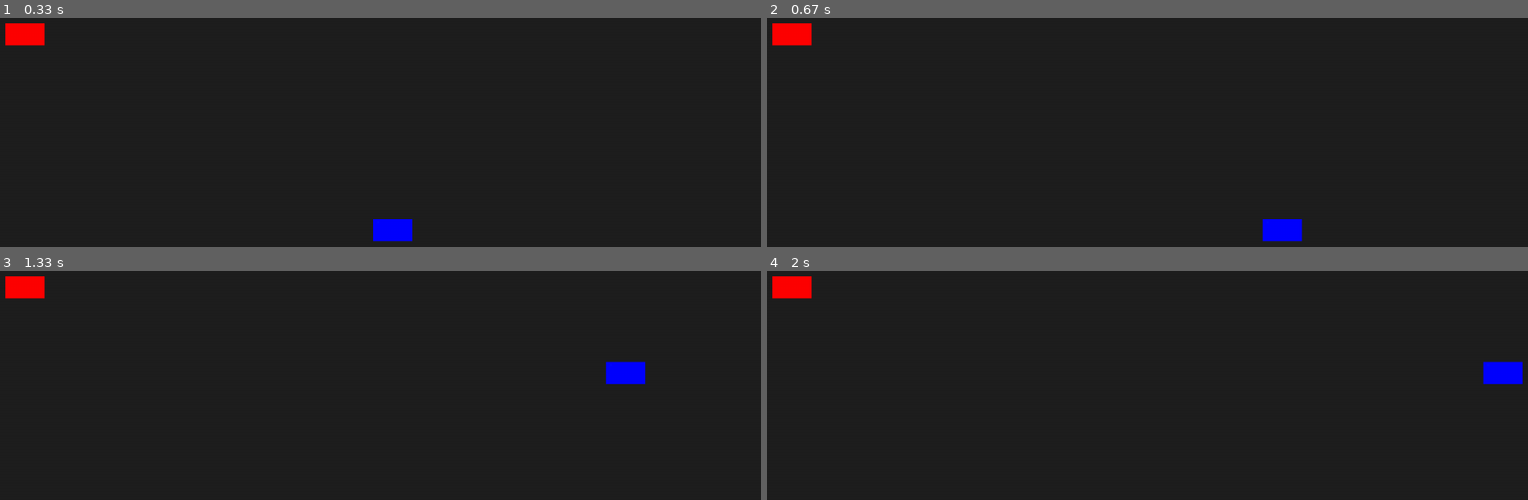
Above: before the commit, frames 1-4 (two rows, left to right).
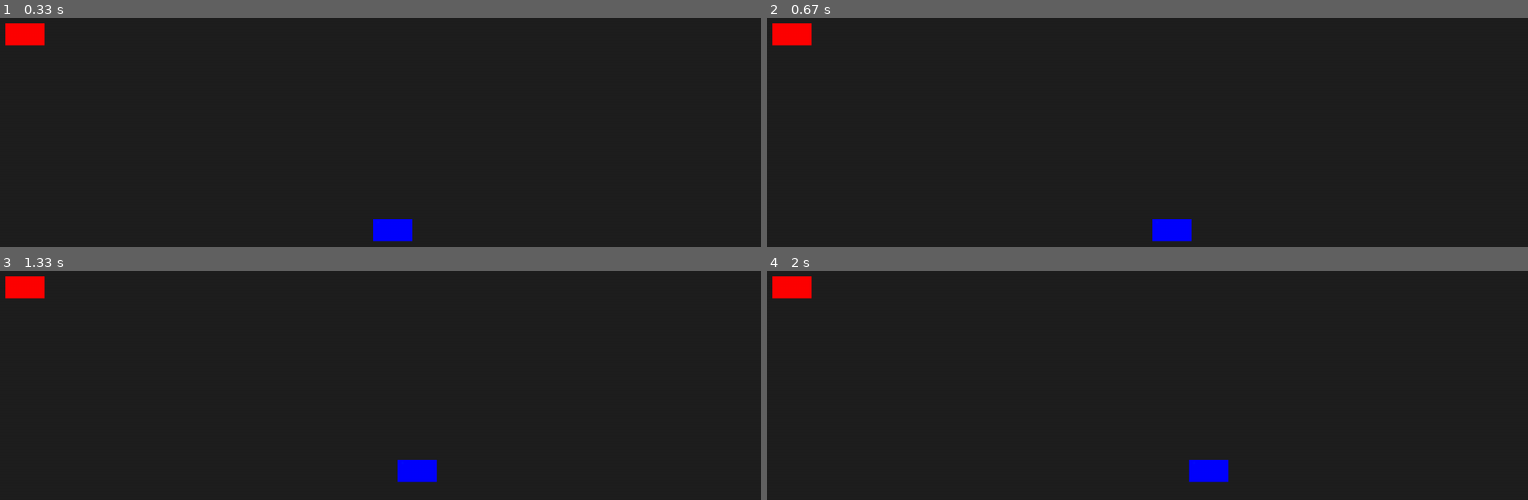
Above: after the commit, the same moments.

Repository: LUDUSLab/stem-games
Game: pygame game, started from natanael.lucena/snake/main.py
Two runs of this game, one before a commit and one after it. Both use one fixed random seed, a clock stepped at 60 frames per second and the inputs below.
Inputs:
- Up to frame 1 (0.33 s): no input
- Up to frame 2 (0.67 s): hold D from 0.33 s (still down)
- Up to frame 3 (1.33 s): release D at 0.8 s; hold W 0.83-1.13 s; hold D from 1.17 s (still down)
- Up to frame 4 (2 s): release D at 1.63 s

Frame 1 is identical in both runs. In frame 2, 1.0% of the frame differs, in the area x 50-71%, y 87-98%; in frame 3, 1.0%; in frame 4, 1.0%, in the area x 55-100%, y 39-93%.

Commit message:
snake is now moving continuously

Diff:
--- a/natanael.lucena/snake/main.py
+++ b/natanael.lucena/snake/main.py
@@ -34,12 +34,17 @@
     obj.x = x
     obj.y = y
 
-
+previous_key = pygame.K_p
 # Check player key press
-def check_player_key(b):
-    global snake_direction
-    if event.key == pygame.K_w or event.key == pygame.K_s or event.key == pygame.K_a or event.key == pygame.K_d:
-        snake_direction[event.key] = b
+def check_player_key():
+    global snake_direction, previous_key
+    if (event.key == pygame.K_w and previous_key != pygame.K_s) or\
+            (event.key == pygame.K_s and previous_key != pygame.K_w) or\
+            (event.key == pygame.K_a and previous_key != pygame.K_d) or \
+            (event.key == pygame.K_d and previous_key != pygame.K_a):
+        snake_direction[previous_key] = False
+        snake_direction[event.key] = True
+        previous_key = event.key
 
 
 # Check key events in-game
@@ -48,9 +53,7 @@
     if event.type == pygame.QUIT:
         game_loop = False
     elif event.type == pygame.KEYDOWN:
-        check_player_key(True)
-    elif event.type == pygame.KEYUP:
-        check_player_key(False)
+        check_player_key()
 
 
 score_font = font(36)
@@ -63,17 +66,28 @@
 
 # Check if the snake collided and the game is over
 def game_over():
-    if snake.y < 0 or snake.y > 720 or snake.x < 0 or snake. x > 1280:
+    if snake.y < 0:
+        set_obj_coordinates(snake, snake.x, 0)
         return True
+    if snake.y > 720 - snake.height:
+        set_obj_coordinates(snake, snake.x, 720 - snake.height)
+        return True
+    if snake.x < 0:
+        set_obj_coordinates(snake, 0, snake.y)
+        return True
+    if snake.x > 1280 - snake.width:
+        set_obj_coordinates(snake, 1280 - snake.width, snake.y)
+        return True
+    return False
 
 
 # Snake
 snake_img = img("snake")
 snake = snake_img.get_rect()
-move_keys = [pygame.K_w, pygame.K_d, pygame.K_s, pygame.K_a]
+move_keys = [pygame.K_w, pygame.K_d, pygame.K_s, pygame.K_a, pygame.K_p]
 snake_direction = {k: False for k in move_keys}
 snake_score = 0
-snake_vel = 10
+snake_vel = 1
 set_obj_coordinates(snake, center[0], center[1])
 
 
@@ -97,14 +111,6 @@
                     snake.x += sign * snake_vel
                 else:
                     snake.y += sign * snake_vel
-        # if snake_direction[move_keys[0]]:
-        #    snake.y -= snake_vel
-        # if snake_direction[move_keys[1]]:
-        #    snake.x += snake_vel
-        # if snake_direction[move_keys[2]]:
-        #    snake.y += snake_vel
-        # if snake_direction[move_keys[3]]:
-        #    snake.x -= snake_vel
         screen.fill(COLOR_DARK_GREY)
         screen.blit(snake_img, snake)
         screen.blit(apple_img, apple)
@@ -112,6 +118,6 @@
 
     # Update screen
     pygame.display.flip()
-    game_clock.tick(60)
+
 
 pygame.quit()
